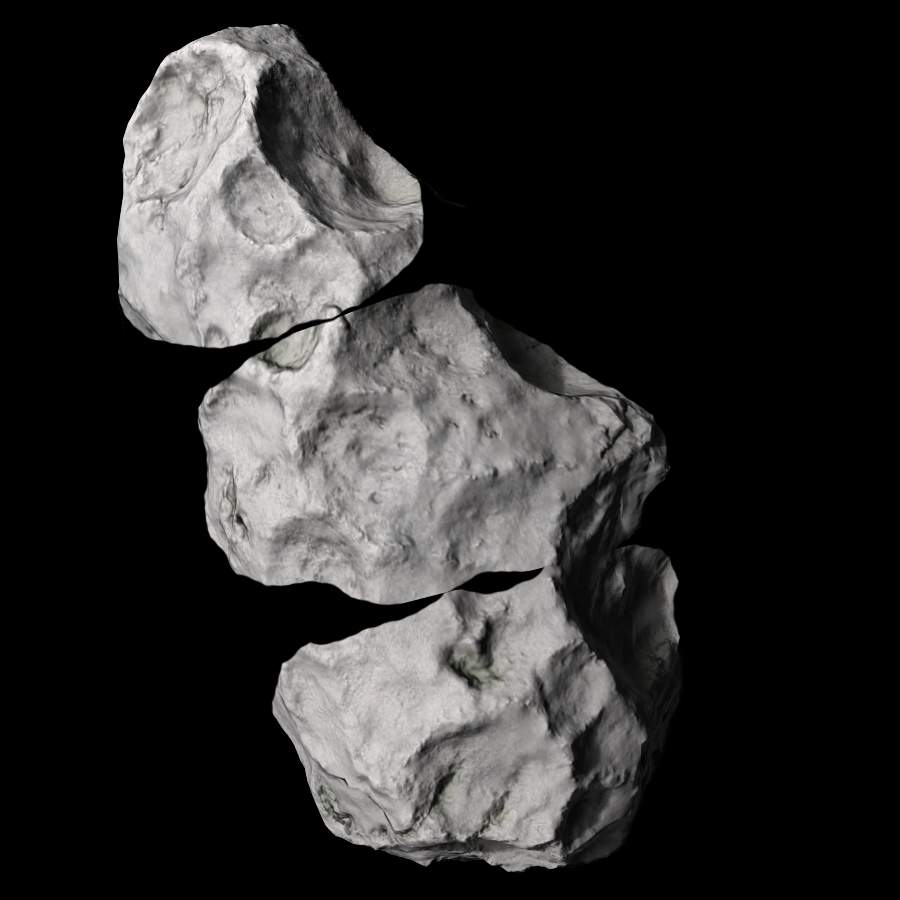
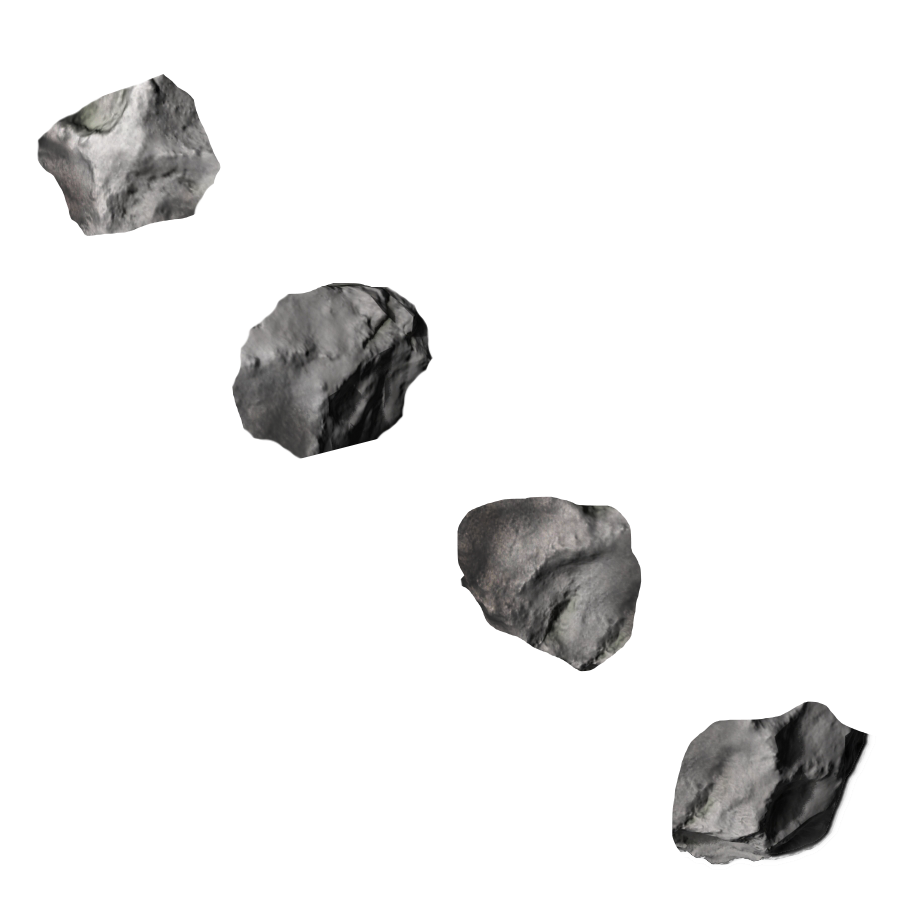
The second 900px x 900px image is a revision of the first. Changes to its layers:
hid "Layer 1" over [111, 18, 425, 349]
added layer "Layer 5" above "Layer 6" over [231, 283, 434, 459]
added layer "Layer 6" above "Layer 2" over [36, 74, 221, 236]
hid "Layer 2" over [111, 18, 672, 606]
added layer "Layer 7" above "Layer 8" over [672, 701, 877, 870]
added layer "Layer 8" above "Layer 3" over [457, 496, 642, 672]
hid "Layer 3" over [271, 543, 690, 878]
hid "Layer 4" over [0, 0, 900, 900]
